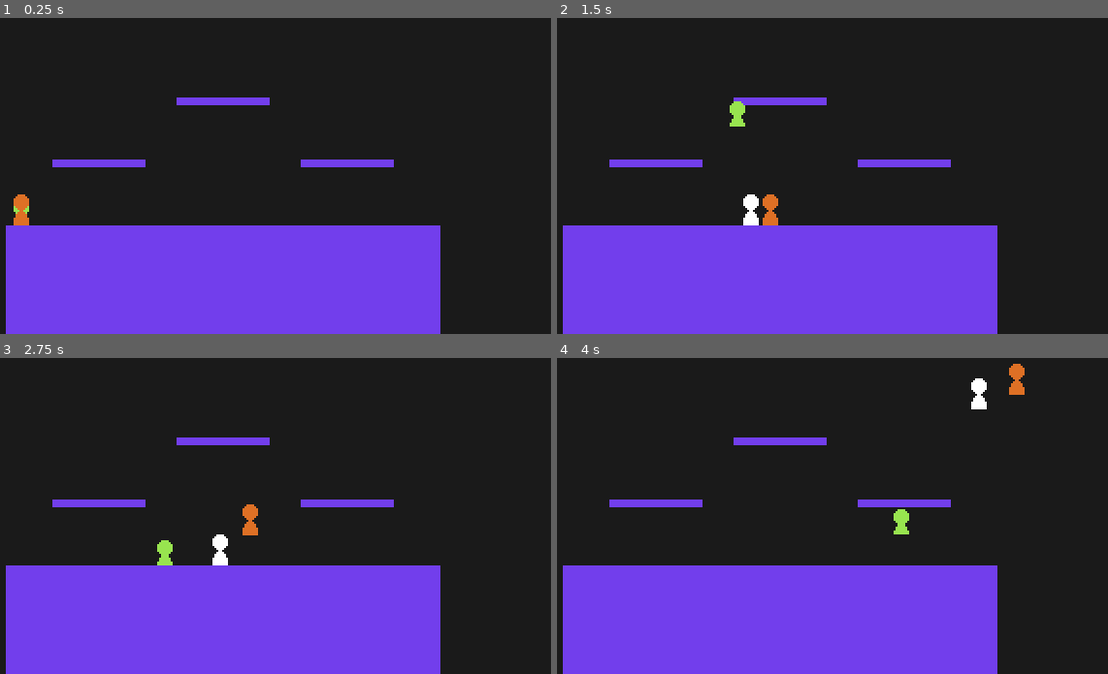
Above: before the commit, frames 1-4 (two rows, left to right).
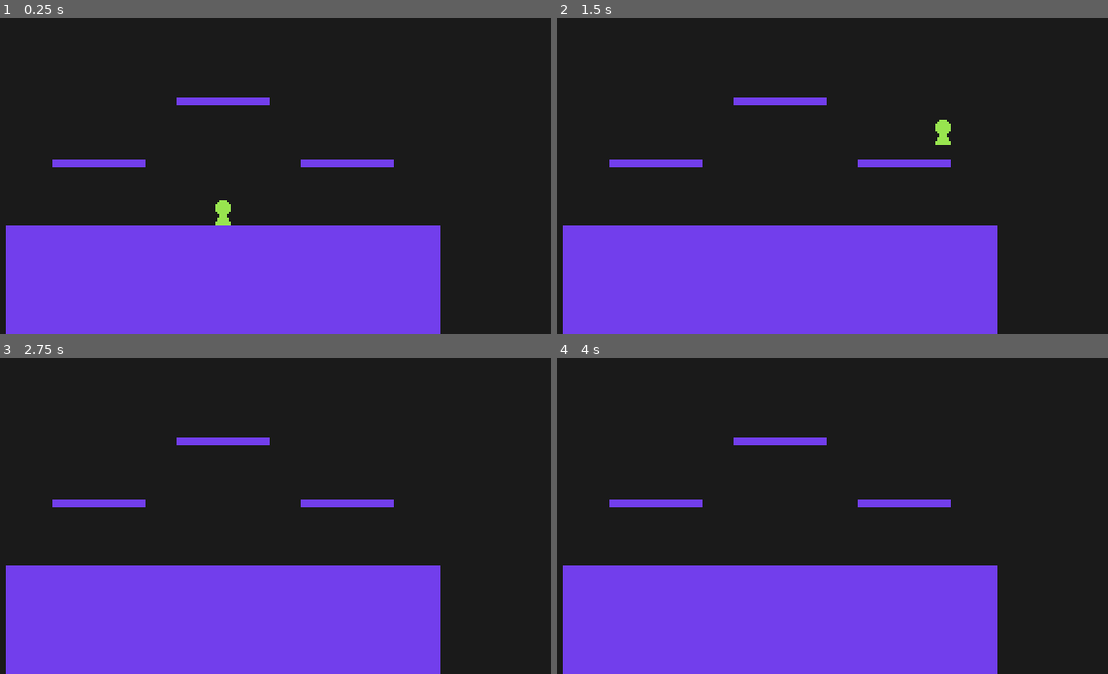
Above: after the commit, the same moments.

Repository: youssefevan/platform-fighter
Game: Godot game, scene res://World.tscn
Two runs of this game, one before a commit and one after it. Both use one fixed random seed, a clock stepped at 60 frames per second and the inputs below.
Inputs:
- Up to frame 1 (0.25 s): no input
- Up to frame 2 (1.5 s): tap Enter at 0.5 s; hold Right (right) from 0.53 s (still down); tap Z (jump) at 0.6, 0.77, 1.07, 1.35 s
- Up to frame 3 (2.75 s): tap Z (jump) at 1.52, 1.82, 2.1 s; release Right (right) at 2.03 s; hold Left (left) from 2.03 s (still down)
- Up to frame 4 (4 s): release Left (left) at 2.78 s; hold Right (right) from 2.78 s (still down); tap Z (jump) at 2.85, 3.02, 3.32, 3.6, 3.77 s

The runs differ from the first frame. In frame 1, 0.4% of the frame differs, in the area x 2-42%, y 55-66%; in frame 2, 0.8%, in the area x 31-72%, y 26-66%; in frame 3, 0.6%; in frame 4, 0.6%.

Commit message:
Fixed double jump bug
- Fixed bug that dropped the double jump input if pressed while switching states

Diff:
--- a/PlatformFighter/Scenes/Characters/Timber.tscn
+++ b/PlatformFighter/Scenes/Characters/Timber.tscn
@@ -9,6 +9,126 @@
 [sub_resource type="CapsuleShape2D" id=2]
 radius = 4.0
 height = 6.0
+
+[sub_resource type="Animation" id=3]
+resource_name = "AirJump"
+tracks/0/type = "value"
+tracks/0/path = NodePath("Sprite:frame")
+tracks/0/interp = 1
+tracks/0/loop_wrap = true
+tracks/0/imported = false
+tracks/0/enabled = true
+tracks/0/keys = {
+"times": PoolRealArray( 0 ),
+"transitions": PoolRealArray( 1 ),
+"update": 1,
+"values": [ 0 ]
+}
+
+[sub_resource type="Animation" id=4]
+resource_name = "Fall"
+tracks/0/type = "value"
+tracks/0/path = NodePath("Sprite:frame")
+tracks/0/interp = 1
+tracks/0/loop_wrap = true
+tracks/0/imported = false
+tracks/0/enabled = true
+tracks/0/keys = {
+"times": PoolRealArray( 0 ),
+"transitions": PoolRealArray( 1 ),
+"update": 1,
+"values": [ 0 ]
+}
+
+[sub_resource type="Animation" id=5]
+resource_name = "Freefall"
+tracks/0/type = "value"
+tracks/0/path = NodePath("Sprite:frame")
+tracks/0/interp = 1
+tracks/0/loop_wrap = true
+tracks/0/imported = false
+tracks/0/enabled = true
+tracks/0/keys = {
+"times": PoolRealArray( 0 ),
+"transitions": PoolRealArray( 1 ),
+"update": 1,
+"values": [ 7 ]
+}
+
+[sub_resource type="Animation" id=6]
+resource_name = "Idle"
+tracks/0/type = "value"
+tracks/0/path = NodePath("Sprite:frame")
+tracks/0/interp = 1
+tracks/0/loop_wrap = true
+tracks/0/imported = false
+tracks/0/enabled = true
+tracks/0/keys = {
+"times": PoolRealArray( 0 ),
+"transitions": PoolRealArray( 1 ),
+"update": 1,
+"values": [ 0 ]
+}
+
+[sub_resource type="Animation" id=7]
+resource_name = "Jump"
+tracks/0/type = "value"
+tracks/0/path = NodePath("Sprite:frame")
+tracks/0/interp = 1
+tracks/0/loop_wrap = true
+tracks/0/imported = false
+tracks/0/enabled = true
+tracks/0/keys = {
+"times": PoolRealArray( 0 ),
+"transitions": PoolRealArray( 1 ),
+"update": 1,
+"values": [ 0 ]
+}
+
+[sub_resource type="Animation" id=8]
+resource_name = "Jumpsquat"
+tracks/0/type = "value"
+tracks/0/path = NodePath("Sprite:frame")
+tracks/0/interp = 1
+tracks/0/loop_wrap = true
+tracks/0/imported = false
+tracks/0/enabled = true
+tracks/0/keys = {
+"times": PoolRealArray( 0 ),
+"transitions": PoolRealArray( 1 ),
+"update": 1,
+"values": [ 2 ]
+}
+
+[sub_resource type="Animation" id=9]
+resource_name = "Land"
+tracks/0/type = "value"
+tracks/0/path = NodePath("Sprite:frame")
+tracks/0/interp = 1
+tracks/0/loop_wrap = true
+tracks/0/imported = false
+tracks/0/enabled = true
+tracks/0/keys = {
+"times": PoolRealArray( 0 ),
+"transitions": PoolRealArray( 1 ),
+"update": 1,
+"values": [ 8 ]
+}
+
+[sub_resource type="Animation" id=10]
+resource_name = "Run"
+tracks/0/type = "value"
+tracks/0/path = NodePath("Sprite:frame")
+tracks/0/interp = 1
+tracks/0/loop_wrap = true
+tracks/0/imported = false
+tracks/0/enabled = true
+tracks/0/keys = {
+"times": PoolRealArray( 0 ),
+"transitions": PoolRealArray( 1 ),
+"update": 1,
+"values": [ 1 ]
+}
 
 [node name="Timber" instance=ExtResource( 1 )]
 fall_speed = 300.0
@@ -33,3 +153,37 @@
 [node name="Bounds" parent="Hurtbox" index="0"]
 position = Vector2( 0, -7 )
 shape = SubResource( 2 )
+
+[node name="Idle" parent="StateManager" index="0"]
+animation_name = "Idle"
+
+[node name="Run" parent="StateManager" index="1"]
+animation_name = "Run"
+
+[node name="Jump" parent="StateManager" index="2"]
+animation_name = "Jump"
+
+[node name="AirJump" parent="StateManager" index="3"]
+animation_name = "AirJump"
+
+[node name="Jumpsquat" parent="StateManager" index="4"]
+animation_name = "Jumpsquat"
+
+[node name="Fall" parent="StateManager" index="5"]
+animation_name = "Fall"
+
+[node name="Freefall" parent="StateManager" index="6"]
+animation_name = "Freefall"
+
+[node name="Land" parent="StateManager" index="7"]
+animation_name = "Land"
+
+[node name="Animator" type="AnimationPlayer" parent="." index="4"]
+anims/AirJump = SubResource( 3 )
+anims/Fall = SubResource( 4 )
+anims/Freefall = SubResource( 5 )
+anims/Idle = SubResource( 6 )
+anims/Jump = SubResource( 7 )
+anims/Jumpsquat = SubResource( 8 )
+anims/Land = SubResource( 9 )
+anims/Run = SubResource( 10 )
--- a/PlatformFighter/Scripts/CharacterBase/States/fall.gd
+++ b/PlatformFighter/Scripts/CharacterBase/States/fall.gd
@@ -1,9 +1,21 @@
 extends BaseState
+
+var frame_perfect_air_jump = false
+
+func enter():
+	.enter()
+
+	if Input.is_action_just_pressed("jump") == true:
+		if char_base.air_jumps_remaining != 0:
+			frame_perfect_air_jump = true
 
 func physics_process(delta):
 	move(delta)
 	#char_base.can_attack = true
 	fastfalling_check()
+
+	if frame_perfect_air_jump == true:
+		return char_base.air_jump
 
 	if char_base.fastfalling == true:
 		char_base.velocity.y += char_base.gravity * char_base.fastfall_gravity * delta
@@ -42,3 +54,7 @@
 		char_base.velocity.x = clamp(char_base.velocity.x, -char_base.current_speed, char_base.current_speed)
 	else:
 		char_base.velocity.x = lerp(char_base.velocity.x, 0, char_base.air_friction * delta)
+
+func exit():
+	.exit()
+	frame_perfect_air_jump = false
--- a/PlatformFighter/Scripts/CharacterBase/base_state.gd
+++ b/PlatformFighter/Scripts/CharacterBase/base_state.gd
@@ -12,9 +12,8 @@
 		char_base.animations.connect("animation_started", self, "anim_started")
 
 func enter():
+	char_base.animations.play(animation_name)
 	print(animation_name)
-	#char_base.animations.play(animation_name)
-	#print(char_base.just_landed)
 
 func input(event: InputEvent):
 	return null
--- a/PlatformFighter/Scripts/CharacterBase/character_base.gd
+++ b/PlatformFighter/Scripts/CharacterBase/character_base.gd
@@ -110,13 +110,13 @@
 	else:
 		return false
 
-func get_attack_angle():
-	var direction = Vector2(Input.get_joy_axis(0, JOY_AXIS_0), Input.get_joy_axis(0, JOY_AXIS_1))
-	var angle = direction.angle()
-
-	angle = rad2deg(angle)
-
-	return angle
+#func get_attack_angle():
+#	var direction = Vector2(Input.get_joy_axis(0, JOY_AXIS_0), Input.get_joy_axis(0, JOY_AXIS_1))
+#	var angle = direction.angle()
+#
+#	angle = rad2deg(angle)
+#
+#	return angle
 
 #func get_attack():
 #	var attack
--- a/PlatformFighter/World.tscn
+++ b/PlatformFighter/World.tscn
@@ -1,10 +1,8 @@
-[gd_scene load_steps=8 format=2]
+[gd_scene load_steps=6 format=2]
 
 [ext_resource path="res://Sprites/tile.png" type="Texture" id=1]
 [ext_resource path="res://Scenes/Platform.tscn" type="PackedScene" id=2]
-[ext_resource path="res://Scenes/CharacterBase.tscn" type="PackedScene" id=3]
 [ext_resource path="res://Scenes/Characters/Timber.tscn" type="PackedScene" id=4]
-[ext_resource path="res://Scenes/Characters/Red.tscn" type="PackedScene" id=5]
 
 [sub_resource type="ConvexPolygonShape2D" id=2]
 points = PoolVector2Array( 0, 0, 16, 0, 16, 16, 0, 16 )
@@ -49,12 +47,5 @@
 [node name="Platform3" parent="." instance=ExtResource( 2 )]
 position = Vector2( 256, 128 )
 
-[node name="CharacterBase" parent="." instance=ExtResource( 3 )]
-position = Vector2( 88, 144 )
-
 [node name="Timber" parent="." instance=ExtResource( 4 )]
-position = Vector2( 88, 152 )
-
-[node name="Red" parent="." instance=ExtResource( 5 )]
-position = Vector2( 88, 144 )
-run_speed = 130.0
+position = Vector2( 192, 144 )
Not shown: 1 places in PlatformFighter/Scenes/Characters/Timber.tscn that only renumber resources
